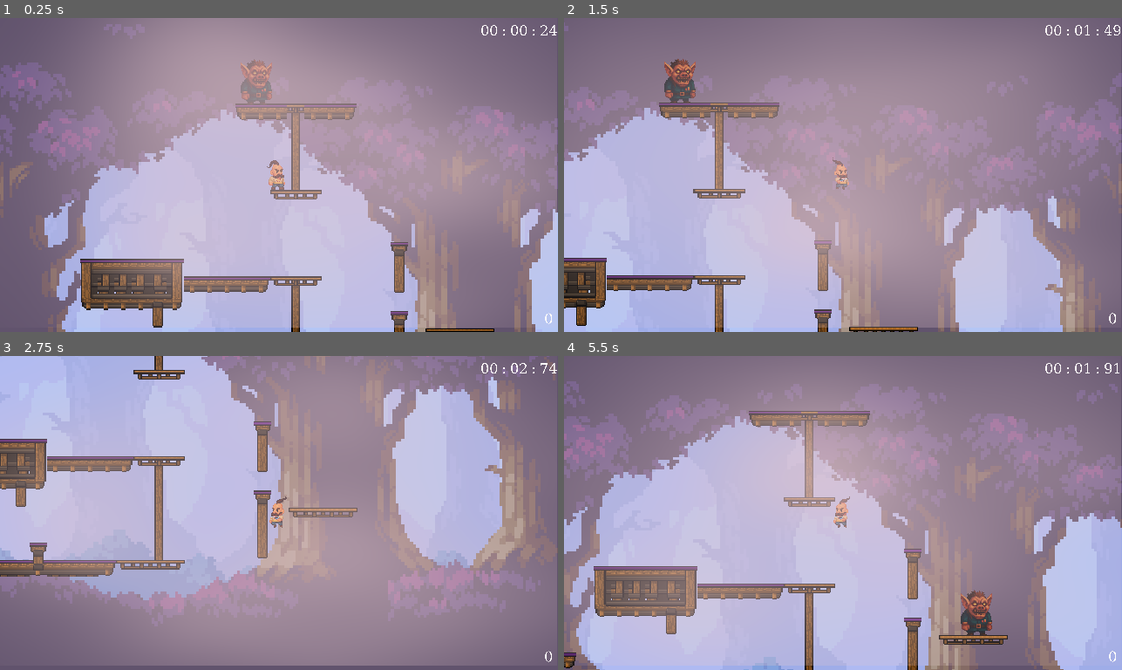
Above: before the commit, frames 1-4 (two rows, left to right).
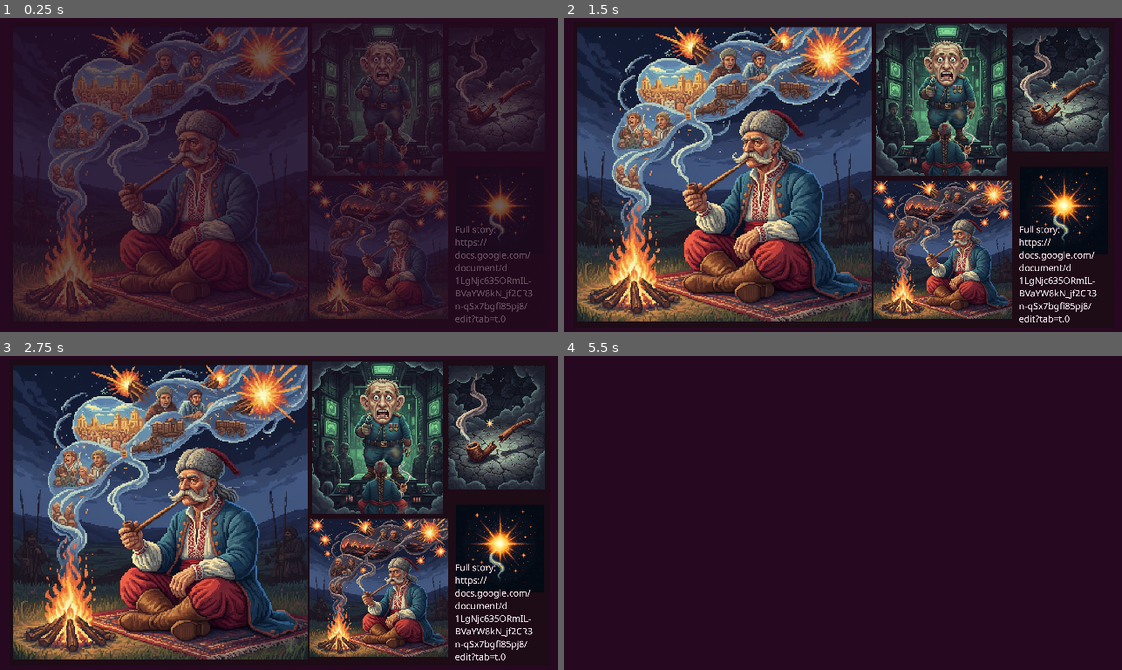
Above: after the commit, the same moments.

Repository: erotourtes/veliyduh
Game: Godot game, scene res://scenes/intro/intro.tscn
Two runs of this game, one before a commit and one after it. Both use one fixed random seed, a clock stepped at 60 frames per second and the inputs below. Before the commit the project starts from res://scenes/game.tscn.
Inputs (mouse positions are in pixels of both pictures, inside the frame that each line leads up to):
- Up to frame 1 (0.25 s): no input
- Up to frame 2 (1.5 s): hold O (fire) 0.53-1.28 s; hold D (right) from 0.53 s (still down); tap Space (jump) at 0.77 s; tap J (pick) at 1.35 s
- Up to frame 3 (2.75 s): tap Space (jump) at 1.52 s; release D (right) at 2.03 s; hold A (left) from 2.03 s (still down); hold O (fire) from 2.03 s (still down)
- Up to frame 4 (5.5 s): release A (left) at 2.78 s; release O (fire) at 2.78 s; hold D (right) 2.78-3.5 s; tap J (pick) at 2.85, 5.1 s; tap Space (jump) at 3.02, 4.52, 5.27 s; click (848, 538) at 3.5 s, where only the run before the commit has a clickable "Retry"; hold D (right) 4.28-5.03 s; hold O (fire) 4.28-5.03 s; hold A (left) from 5.03 s (still down)

The runs differ from the first frame. In frame 1, 100% of the frame differs, in the area x 0-100%, y 0-100%; in frame 2, 99%; in frame 3, 100%; in frame 4, 100%.

Commit message:
feat: intro

Diff:
--- a/project.godot
+++ b/project.godot
@@ -11,8 +11,10 @@
 [application]
 
 config/name="Game1"
-run/main_scene="uid://b783vko3i68tg"
+run/main_scene="uid://ttj3p2qyr6ac"
 config/features=PackedStringArray("4.5", "Forward Plus")
+boot_splash/bg_color=Color(0.14901961, 0.03529412, 0.1254902, 1)
+boot_splash/show_image=false
 config/icon="res://icon.svg"
 
 [autoload]
--- a/scenes/game.gd
+++ b/scenes/game.gd
@@ -24,6 +24,11 @@
 func _ready() -> void:
 	timer.endTime = 1 * 60
 	timer.stopped = false
+
+	background.volume_db = -60
+	background.play()
+	var tween = get_tree().create_tween()
+	tween.tween_property(background, "volume_db", -20, 2.0)
 	background.play()
 
 func handle_game_over() -> void:
--- /dev/null
+++ b/scenes/intro/intro.gd
@@ -0,0 +1,5 @@
+extends Control
+
+
+func _on_animation_player_animation_finished(anim_name: StringName) -> void:
+	get_tree().change_scene_to_file("res://scenes/game.tscn")
--- /dev/null
+++ b/scenes/intro/intro.tscn
@@ -0,0 +1,81 @@
+[gd_scene load_steps=6 format=3 uid="uid://ttj3p2qyr6ac"]
+
+[ext_resource type="Script" uid="uid://cdht1avvn3djx" path="res://scenes/intro/intro.gd" id="1_iatiw"]
+[ext_resource type="Texture2D" uid="uid://dgf7tw37wykaj" path="res://assets/story/story.png" id="2_teox7"]
+
+[sub_resource type="Animation" id="Animation_8twl8"]
+resource_name = "intro"
+length = 6.0
+tracks/0/type = "value"
+tracks/0/imported = false
+tracks/0/enabled = true
+tracks/0/path = NodePath("overlay:color")
+tracks/0/interp = 1
+tracks/0/loop_wrap = true
+tracks/0/keys = {
+"times": PackedFloat32Array(0.033333335, 0.70000005, 4.733333, 5.5),
+"transitions": PackedFloat32Array(1, 1, 1, 1),
+"update": 0,
+"values": [Color(0.14901961, 0.03529412, 0.1254902, 1), Color(0.14901961, 0.03529412, 0.1254902, 0), Color(0.14901961, 0.03529412, 0.1254902, 0), Color(0.14901961, 0.03529412, 0.1254902, 1)]
+}
+
+[sub_resource type="Animation" id="Animation_ir5dn"]
+length = 0.001
+tracks/0/type = "value"
+tracks/0/imported = false
+tracks/0/enabled = true
+tracks/0/path = NodePath("overlay:color")
+tracks/0/interp = 1
+tracks/0/loop_wrap = true
+tracks/0/keys = {
+"times": PackedFloat32Array(0),
+"transitions": PackedFloat32Array(1),
+"update": 0,
+"values": [Color(0.14901961, 0.03529412, 0.1254902, 1)]
+}
+
+[sub_resource type="AnimationLibrary" id="AnimationLibrary_1rrv8"]
+_data = {
+&"RESET": SubResource("Animation_ir5dn"),
+&"intro": SubResource("Animation_8twl8")
+}
+
+[node name="Control" type="Control"]
+layout_mode = 3
+anchors_preset = 15
+anchor_right = 1.0
+anchor_bottom = 1.0
+grow_horizontal = 2
+grow_vertical = 2
+script = ExtResource("1_iatiw")
+
+[node name="bg" type="ColorRect" parent="."]
+layout_mode = 1
+anchors_preset = 15
+anchor_right = 1.0
+anchor_bottom = 1.0
+grow_horizontal = 2
+grow_vertical = 2
+color = Color(0.14901961, 0.03529412, 0.1254902, 1)
+
+[node name="Sprite2D" type="Sprite2D" parent="."]
+position = Vector2(321.00003, 180.00002)
+scale = Vector2(0.325, 0.325)
+texture = ExtResource("2_teox7")
+
+[node name="overlay" type="ColorRect" parent="."]
+layout_mode = 1
+anchors_preset = 15
+anchor_right = 1.0
+anchor_bottom = 1.0
+grow_horizontal = 2
+grow_vertical = 2
+color = Color(0.14901961, 0.03529412, 0.1254902, 1)
+
+[node name="AnimationPlayer" type="AnimationPlayer" parent="."]
+libraries = {
+&"": SubResource("AnimationLibrary_1rrv8")
+}
+autoplay = "intro"
+
+[connection signal="animation_finished" from="AnimationPlayer" to="." method="_on_animation_player_animation_finished"]
Not shown, removed: assets/audio/music/athem_modern.mp3.import
Binary file added: assets/story/1.jpg
Not shown, added: assets/story/1.jpg.import
Binary file added: assets/story/2.jpg
Not shown, added: assets/story/2.jpg.import
Binary file added: assets/story/3.png
Not shown, added: assets/story/3.png.import
Binary file added: assets/story/4.png
Not shown, added: assets/story/4.png.import
Binary file added: assets/story/story.png
Not shown, added: assets/story/story.png.import
Not shown, added: scenes/intro/intro.gd.uid
(and 1 more such lines)
